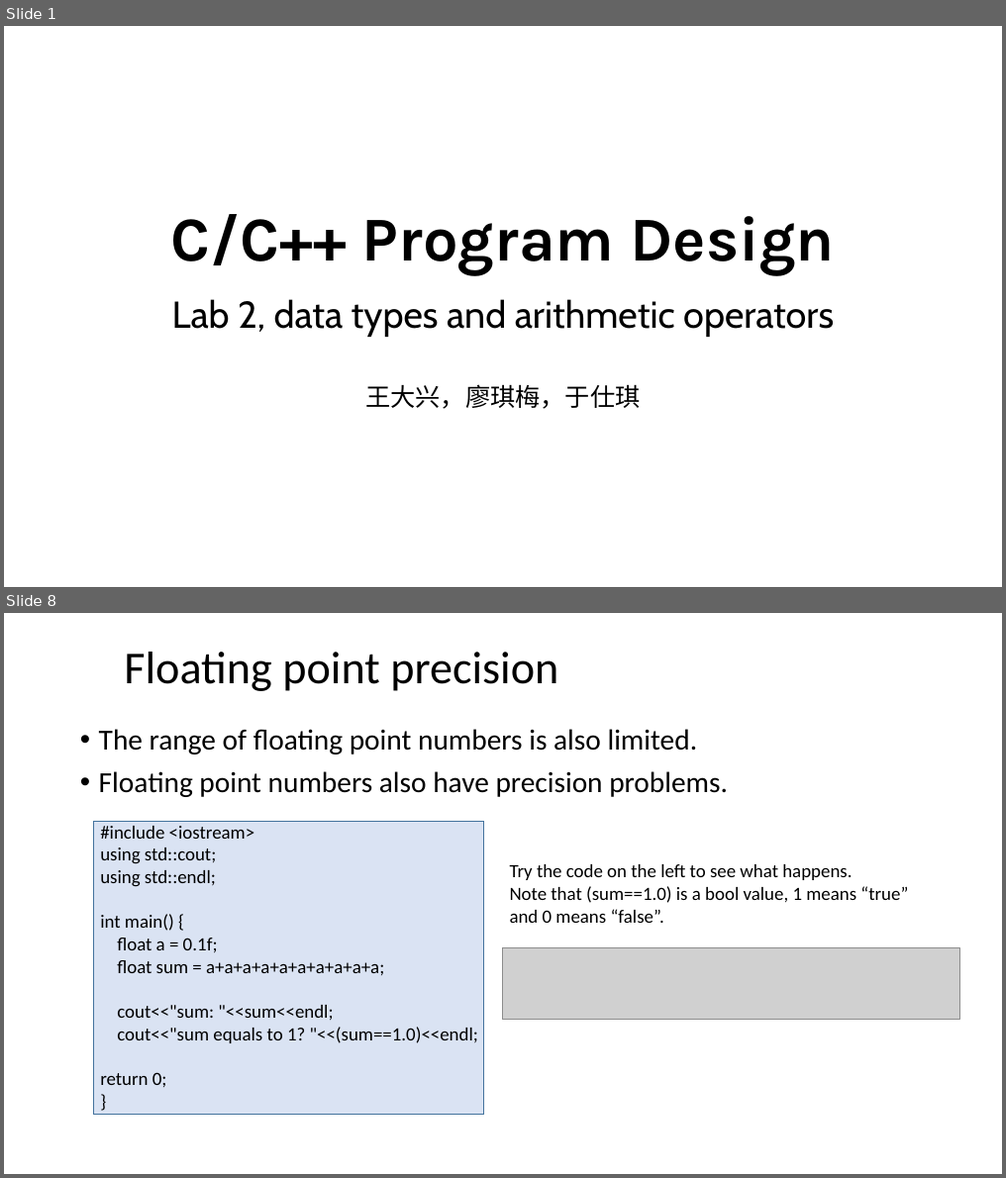
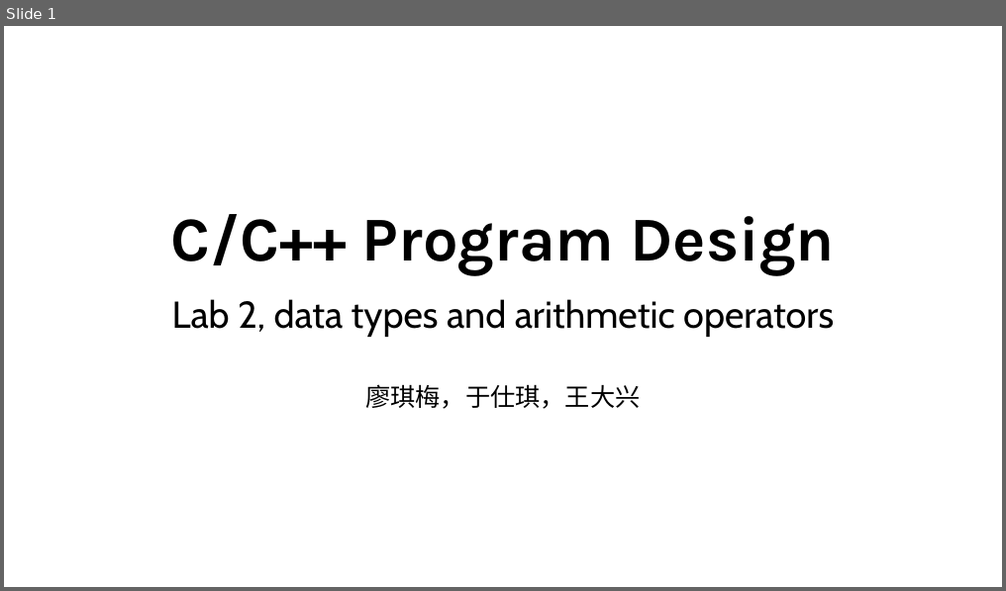
Before and after one commit to ShiqiYu/CPP, a slide deck: week02/Lab02.pptx. Shown one above the other, each under a label of ours: slides 1 and 8 before the commit, slide 1 after it; the slides between them are not shown. The pictures are 1006x1178 and 1006x591 pixels, drawn with LibreOffice and Linux fonts; fonts in the diff are those of the drawing; grey boxes stand for pictures; background and template pictures are left out. Boxes give left, top, right and bottom in pixels: in the first picture for what was removed or moved away, otherwise in the second. Text is boxed around its words. In the diff, an @@ line names an element or a change of style, - is before the commit and + after.

```diff
--- a/week02/Lab02.pptx
+++ b/week02/Lab02.pptx
@@ slide 8 removed at [4, 613, 1002, 1174], background #FFFFFF @@
@@ title removed at [124, 652, 558, 691] @@
-Floating point precision
@@ text removed at [99, 729, 728, 797] @@
-• The range of floating point numbers is also limited.
-• Floating point numbers also have precision problems.
@@ rectangle removed at [94, 822, 484, 1115] @@
@@ text removed at [100, 826, 478, 1087] @@
-#include <iostream>
-using std::cout;
-using std::endl;
-int main() {
-float a = 0.1f;
-float sum = a+a+a+a+a+a+a+a+a+a;
-cout<<"sum: "<<sum<<endl;
-cout<<"sum equals to 1? "<<(sum==1.0)<<endl;
-return 0;
-}
@@ text removed at [510, 864, 908, 923] @@
-Try the code on the left to see what happens.
-Note that (sum==1.0) is a bool value, 1 means “true” and 0 means “false”.
@@ picture removed at [502, 949, 959, 1020] @@
@@ slide 1 changed as well @@
@@ subtitle at [365, 384, 640, 409]: text changed @@
-王大兴，廖琪梅，于仕琪
+廖琪梅，于仕琪，王大兴
```
Also in this commit, not shown: 5 other slides changed, 9 slides added, 10 other slides removed.
